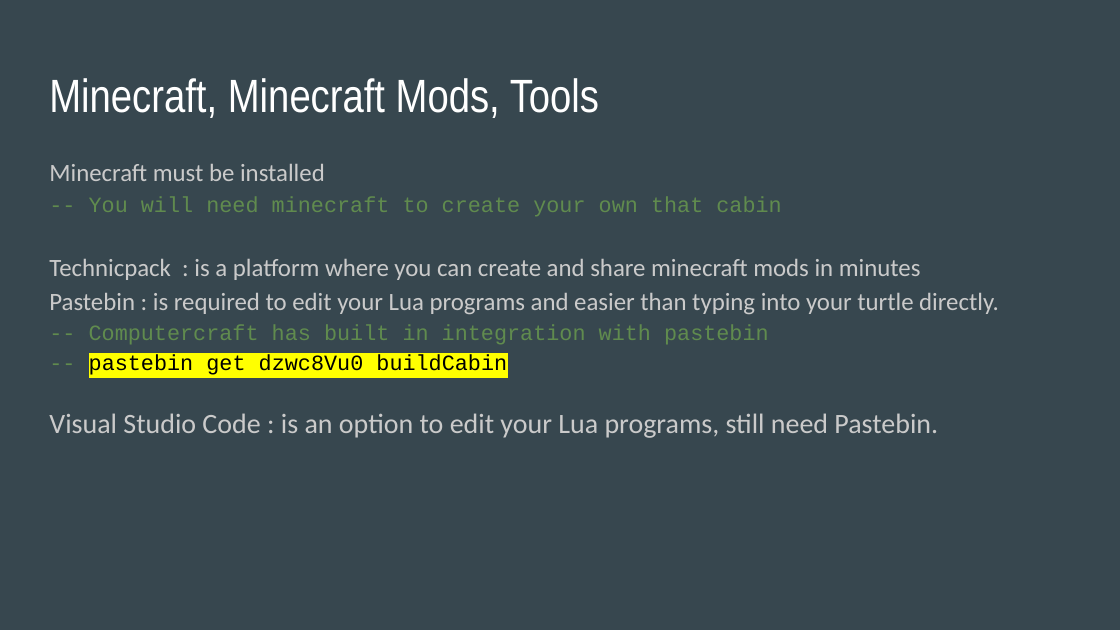
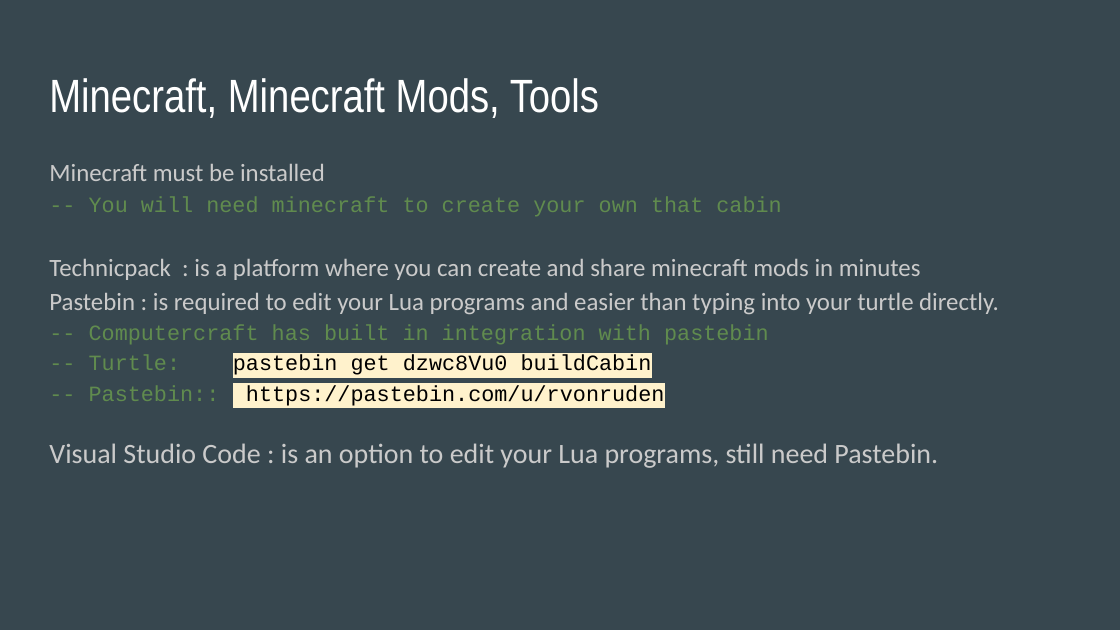
Before and after one commit to RebeccaVonRuden/ThatConference-2017, a slide deck: slide 18 of MinecraftComputerCraftLua2017.pptx. Drawn at 1120x630 pixels with LibreOffice and Linux fonts; fonts in the diff are those of the drawing. Boxes give left, top, right and bottom in pixels: in the first picture for what was removed or moved away, otherwise in the second. Text is boxed around its words. In the diff, an @@ line names an element or a change of style, - is before the commit and + after.

```diff
--- a/MinecraftComputerCraftLua2017.pptx
+++ b/MinecraftComputerCraftLua2017.pptx
@@ text at bbox=[49, 164, 999, 406]: text changed @@
-Minecraft must be installed
--- You will need minecraft to create your own that cabin
-Technicpack : is a platform where you can create and share minecraft mods in minutes
-Pastebin : is required to edit your Lua programs and easier than typing into your turtle directly.
--- Computercraft has built in integration with pastebin
--- pastebin get dzwc8Vu0 buildCabin
+Minecraft must be installed
+-- You will need minecraft to create your own that cabin
+Technicpack : is a platform where you can create and share minecraft mods in minutes
+Pastebin : is required to edit your Lua programs and easier than typing into your turtle directly.
+-- Computercraft has built in integration with pastebin
+-- Turtle: pastebin get dzwc8Vu0 buildCabin
+-- Pastebin:: https://pastebin.com/u/rvonruden
```
Also in this commit, not shown: 2 other slides changed, 1 other file.
